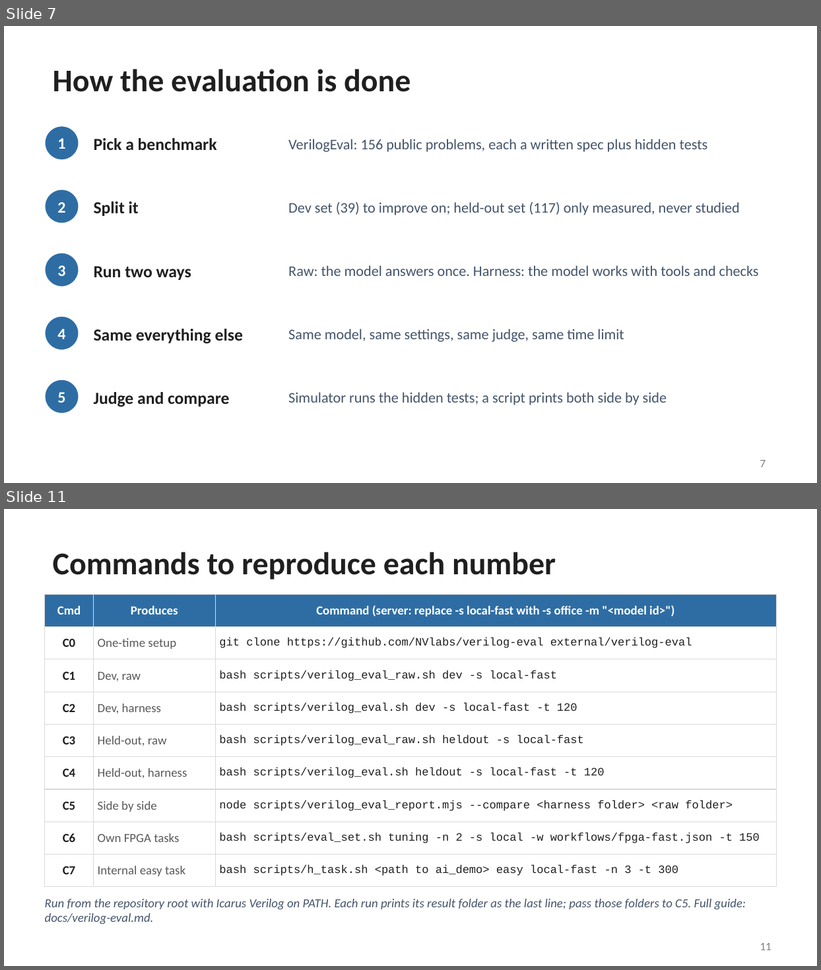
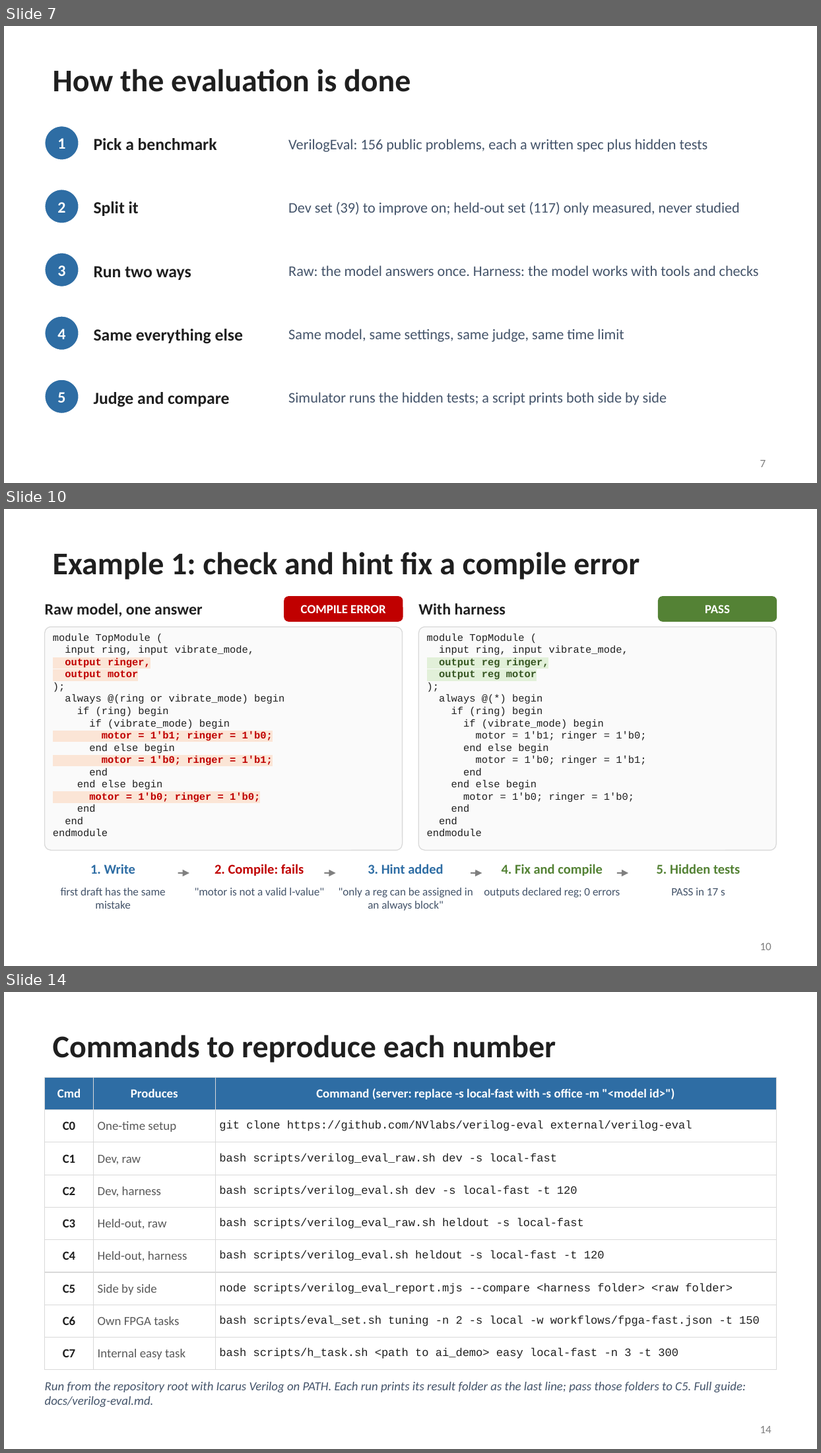
Before and after one commit to SiddharthaKR/agent_bench, a slide deck: docs/local-model-fpga-harness.pptx. Shown one above the other, each under a label of ours: slides 7 and 11 before the commit, slides 7, 10 and 14 after it; the slides between them are not shown. The pictures are 821x970 and 821x1453 pixels, drawn with LibreOffice and Linux fonts; fonts in the diff are those of the drawing. Boxes give left, top, right and bottom in pixels: in the first picture for what was removed or moved away, otherwise in the second. Text is boxed around its words. In the diff, an @@ line names an element or a change of style, - is before the commit and + after.

```diff
--- a/docs/local-model-fpga-harness.pptx
+++ b/docs/local-model-fpga-harness.pptx
@@ slide 10 added at [4, 509, 817, 966], background #FFFFFF @@
@@ title added at [53, 552, 640, 580], 28 pt, text #1F1F1F, bold @@
+Example 1: check and hint fix a compile error
@@ text added at [45, 603, 202, 617], 14 pt, text #1F1F1F, bold @@
+Raw model, one answer
@@ rounded rectangle added at [284, 597, 403, 621], fill #C00000, outline #C00000 1 pt @@
@@ text added at [301, 605, 386, 613], 11 pt, text #FFFFFF, bold @@
+COMPILE ERROR
@@ text added at [418, 603, 506, 615], 14 pt, text #1F1F1F, bold @@
+With harness
@@ rounded rectangle added at [659, 597, 776, 621], fill #548235, outline #548235 1 pt @@
@@ text added at [705, 605, 730, 613], 11 pt, text #FFFFFF, bold @@
+PASS
@@ rounded rectangle added at [45, 627, 403, 850], fill #FAFAFA, outline #D9D9D9 0.75 pt @@
@@ rounded rectangle added at [418, 627, 776, 850], fill #FAFAFA, outline #D9D9D9 0.75 pt @@
@@ text added at [53, 633, 284, 836], 9 pt, text #1F1F1F @@
+module TopModule (
+input ring, input vibrate_mode,
+output ringer,
+output motor
+);
+always @(ring or vibrate_mode) begin
+if (ring) begin
+if (vibrate_mode) begin
+motor = 1'b1; ringer = 1'b0;
+end else begin
+motor = 1'b0; ringer = 1'b1;
+end
+end else begin
+motor = 1'b0; ringer = 1'b0;
+end
+end
+endmodule
@@ text added at [427, 633, 646, 836], 9 pt, text #1F1F1F @@
+module TopModule (
+input ring, input vibrate_mode,
+output reg ringer,
+output reg motor
+);
+always @(*) begin
+if (ring) begin
+if (vibrate_mode) begin
+motor = 1'b1; ringer = 1'b0;
+end else begin
+motor = 1'b0; ringer = 1'b1;
+end
+end else begin
+motor = 1'b0; ringer = 1'b0;
+end
+end
+endmodule
@@ text added at [90, 864, 136, 874], 12 pt, text #2E6DA4, bold @@
+1. Write
@@ text added at [215, 864, 304, 877], 12 pt, text #C00000, bold @@
+2. Compile: fails
@@ text added at [368, 864, 443, 874], 12 pt, text #2E6DA4, bold @@
+3. Hint added
@@ text added at [502, 864, 603, 877], 12 pt, text #548235, bold @@
+4. Fix and compile
@@ text added at [657, 864, 740, 874], 12 pt, text #548235, bold @@
+5. Hidden tests
@@ arrow added from (178, 873) to (189, 873), #7F7F7F 1.25 pt @@
@@ arrow added from (324, 873) to (336, 873), #7F7F7F 1.25 pt @@
@@ arrow added from (471, 873) to (482, 873), #7F7F7F 1.25 pt @@
@@ arrow added from (617, 873) to (628, 873), #7F7F7F 1.25 pt @@
@@ text added at [61, 888, 166, 909], 10 pt, text #44546A @@
+first draft has the same mistake
@@ text added at [195, 888, 324, 896], 10 pt, text #44546A @@
+"motor is not a valid l-value"
@@ text added at [339, 888, 473, 911], 10 pt, text #44546A @@
+"only a reg can be assigned in an always block"
@@ text added at [484, 888, 620, 898], 10 pt, text #44546A @@
+outputs declared reg; 0 errors
@@ text added at [671, 888, 725, 896], 10 pt, text #44546A @@
+PASS in 17 s
@@ page number added at [760, 943, 772, 951], 10 pt, text #7F7F7F @@
+10
@@ what was slide 11 is now slide 14 @@
@@ page number at [760, 1426, 772, 1434]: text changed @@
-11
+14
```
Also in this commit, not shown: 3 slides changed, 2 other slides added.
